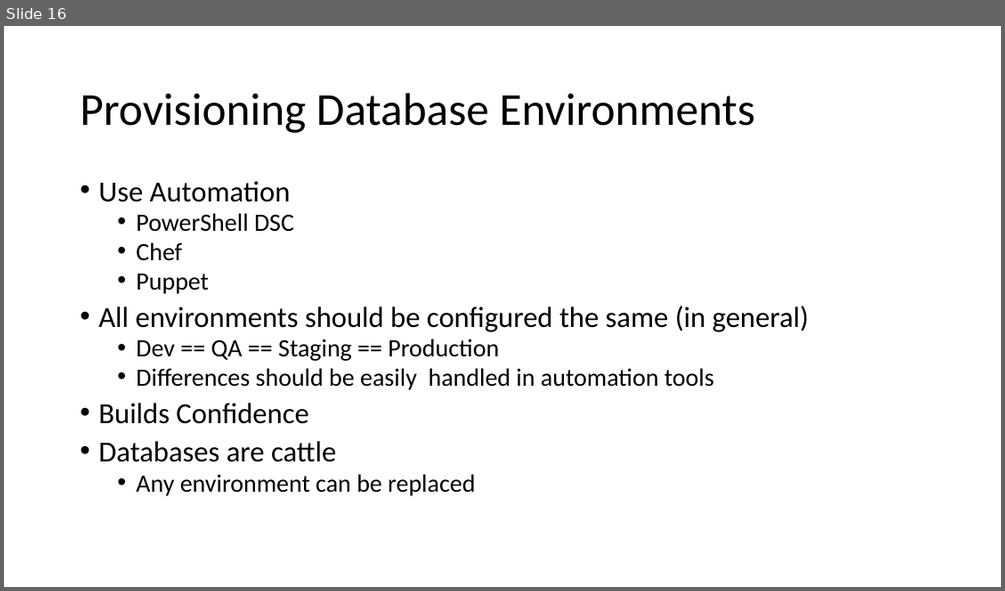
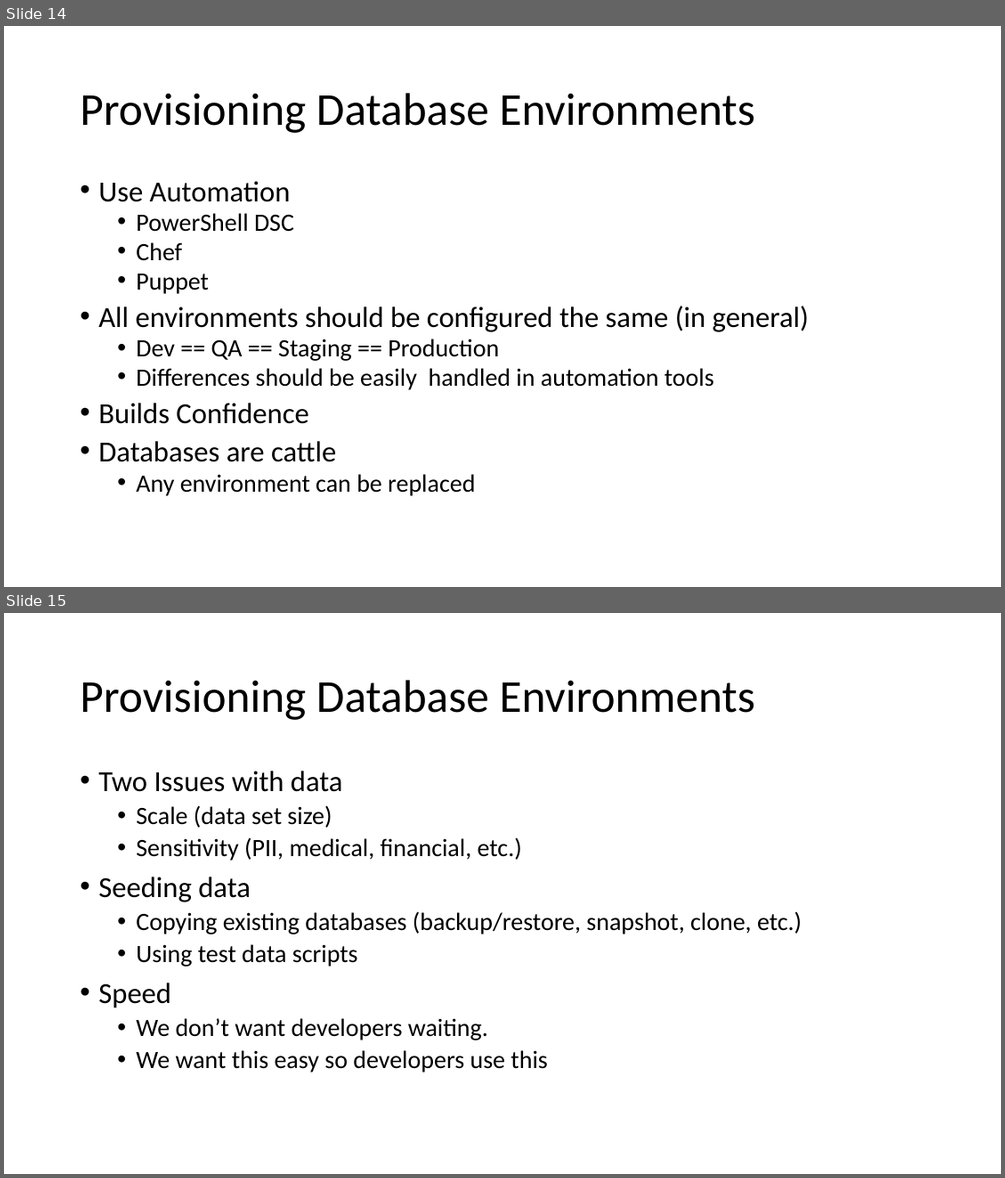
Before and after one commit to way0utwest/DatabaseDevOpsMS, a slide deck: Section 4 - Advanced Topics/4.0DatabaseDevOps.pptx. Shown one above the other, each under a label of ours: slide 16 before the commit, slides 14 and 15 after it. The pictures are 1005x591 and 1005x1178 pixels, drawn with LibreOffice and Linux fonts; fonts in the diff are those of the drawing. Boxes give left, top, right and bottom in pixels: in the first picture for what was removed or moved away, otherwise in the second. Text is boxed around its words. In the diff, an @@ line names an element or a change of style, - is before the commit and + after.

```diff
--- a/Section 4 - Advanced Topics/4.0DatabaseDevOps.pptx
+++ b/Section 4 - Advanced Topics/4.0DatabaseDevOps.pptx
@@ slide 15 added at <box>4,613,1001,1174</box>, background #FFFFFF @@
@@ title added at <box>80,680,755,720</box>, 44 pt, text #000000 @@
+Provisioning Database Environments
@@ text added at <box>98,771,801,1072</box>, 24 pt, text #000000 @@
+• Two Issues with data
+  • Scale (data set size)
+  • Sensitivity (PII, medical, financial, etc.)
+• Seeding data
+  • Copying existing databases (backup/restore, snapshot, clone, etc.)
+  • Using test data scripts
+• Speed
+  • We don’t want developers waiting.
+  • We want this easy so developers use this
@@ what was slide 16 is now slide 14 @@
```
Also in this commit, not shown: 7 slides changed, 1 other slide added, 6 other files.
